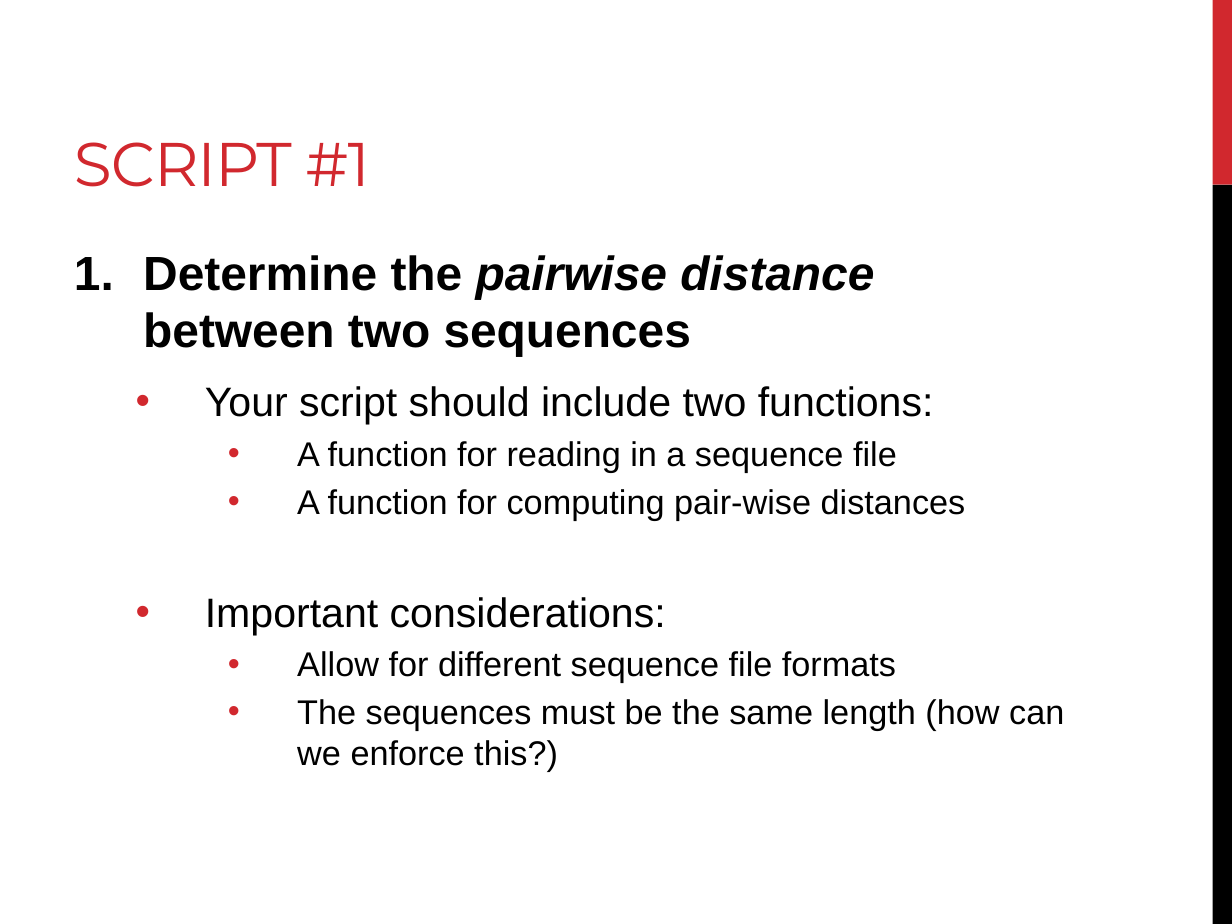
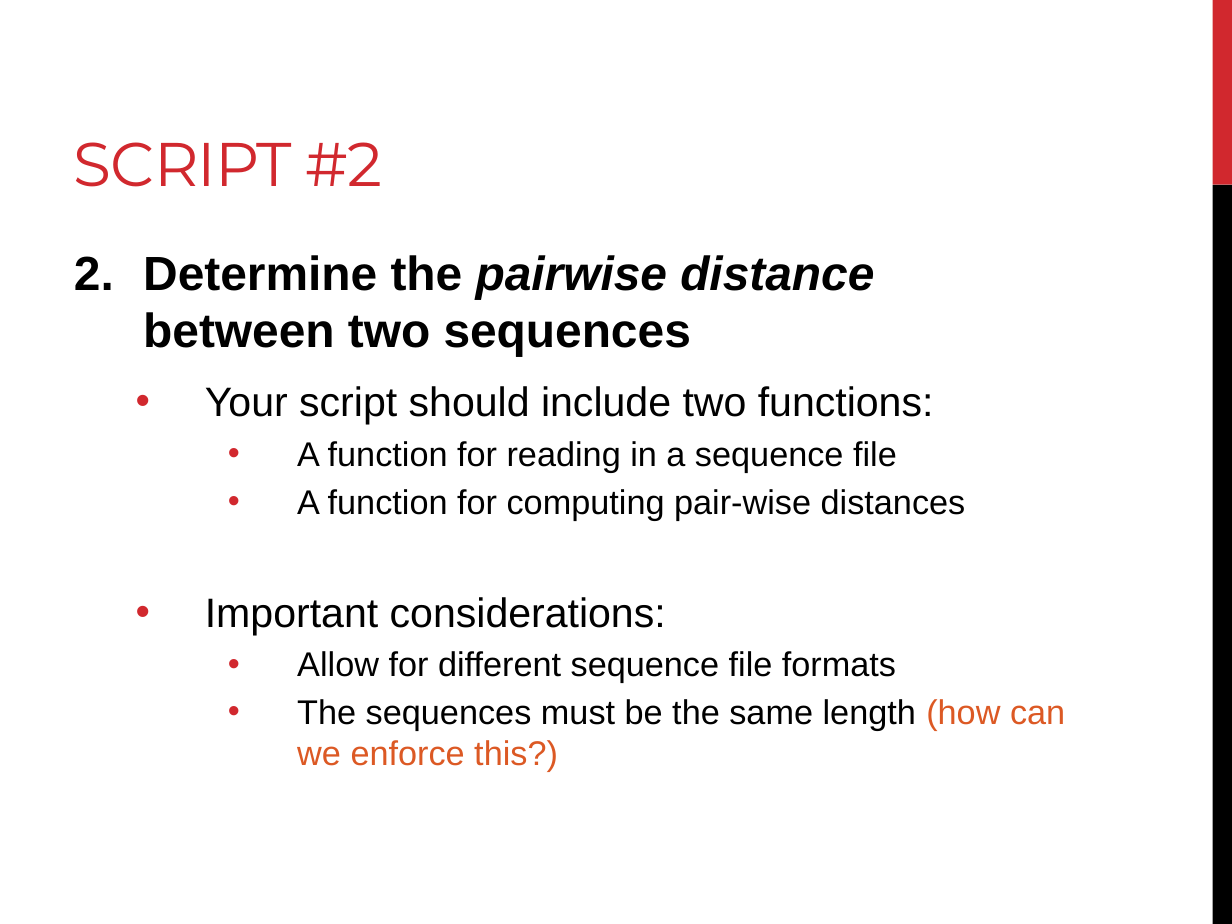
Before and after one commit to BjornFJohansson/ccbb_bigdata2015_python, a slide deck: slide 45 of slides/day4_slides.pptx (slide 42 before the commit). Drawn at 1232x924 pixels with LibreOffice and Linux fonts; fonts in the diff are those of the drawing. Boxes give left, top, right and bottom in pixels: in the first picture for what was removed or moved away, otherwise in the second. Text is boxed around its words. In the diff, an @@ line names an element or a change of style, - is before the commit and + after.

```diff
--- a/slides/day4_slides.pptx
+++ b/slides/day4_slides.pptx
@@ title at (74, 142, 383, 187): text changed @@
-SCRIPT #1
+SCRIPT #2
@@ text at (143, 255, 1065, 772): text colour #000000 to #DC5924 in "(how can we enforce this?)" @@
```
Also in this commit, not shown: 7 other slides changed, 3 other files.
